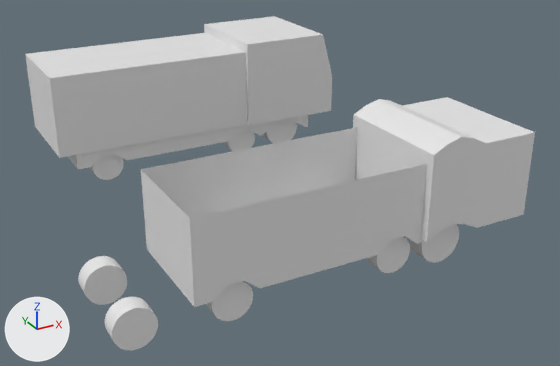
One commit to the Blender file veiculo.blend: the scene before it, then after it.
The view is the same before and after, from a camera (50 mm lens) standing at (-16.6, -30.2, 20.5) and looking at (3.3, 6.1, 2.4). Arrows for +X, +Y and +Z are at lower left; the lights stay in place.
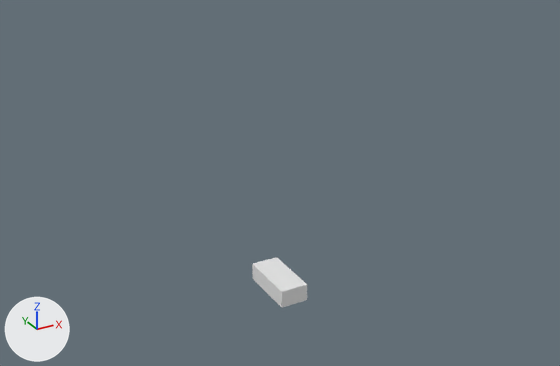
Location of each change, [x1, y1, x2, y2] in pixels of the pictures (560 x 366 px):
'Cube.002', deleted
    before: [141, 127, 427, 307]
'Cube.004', deleted
    before: [25, 33, 247, 158]
'Cube.003', deleted
    before: [353, 97, 535, 242]
'Cube.005', deleted
    before: [204, 16, 332, 125]
'Cube', reshaped, moved, modifiers changed, rescaled
    before: [67, 124, 260, 169]
    after: [252, 257, 307, 308]
'Cylinder.004', deleted
    before: [105, 297, 158, 350]
'Cylinder.005', deleted
    before: [78, 256, 127, 305]
'Cylinder.003', deleted
    before: [206, 281, 253, 321]
'Cylinder.007', deleted
    before: [410, 224, 459, 263]
'Cylinder', deleted
    before: [367, 237, 410, 273]
'Cylinder.010', deleted
    before: [90, 154, 124, 180]
'Cylinder.008', deleted
    before: [263, 122, 297, 143]
'Cylinder.013', deleted
    before: [223, 130, 255, 151]
'Cube.001', deleted
    before: [259, 115, 308, 136]

Diff of the bpy script that builds the scene:
```diff
--- a/veiculo.blend.py
+++ b/veiculo.blend.py
@@ me_cube_008 @@
 # used by ob_cube; location = (0.0, 17.11, 2.85); scale = (-6.27, 2.9, 0.65)
-me_cube_008.from_pydata(...)  # 44 vertices, 42 faces; spans x -1.0..1.0, y -1.0..1.0, z -1.0..1.85
+me_cube_008.from_pydata(...)  # 32 vertices, 21 faces; spans x 0.0..0.73, y -1.71..1.68, z -0.69..0.22
+# me_cube_008 part 1: the whole mesh is rebuilt
@@ ob_cylinder @@
-ob_cylinder = bpy.data.objects.new('Cylinder', me_cylinder)
-ob_cylinder.location = (4.43, -3.0, 2.0)
-ob_cylinder.rotation_euler = (1.571, 0.0, 0.0)  # degrees (90, 0, 0)
-ob_cylinder.scale = (1.0, 1.0, -0.5)
@@ ob_cylinder_003 @@
-ob_cylinder_003 = bpy.data.objects.new('Cylinder.003', me_cylinder_003)
-ob_cylinder_003.location = (-4.29, -3.0, 2.0)
-ob_cylinder_003.rotation_euler = (1.571, 0.0, 0.0)  # degrees (90, 0, 0)
-ob_cylinder_003.scale = (1.0, 1.0, -0.5)
@@ ob_cylinder_004 @@
-ob_cylinder_004 = bpy.data.objects.new('Cylinder.004', me_cylinder_004)
-ob_cylinder_004.location = (-8.77, -3.0, 2.0)
-ob_cylinder_004.rotation_euler = (1.571, 0.0, 0.0)  # degrees (90, 0, 0)
-ob_cylinder_004.scale = (1.0, 1.0, -0.5)
@@ ob_cylinder_005 @@
-ob_cylinder_005 = bpy.data.objects.new('Cylinder.005', me_cylinder_005)
-ob_cylinder_005.location = (-8.77, 1.0, 2.0)
-ob_cylinder_005.rotation_euler = (1.571, 0.0, 0.0)  # degrees (90, 0, 0)
-ob_cylinder_005.scale = (1.0, 1.0, -0.5)
@@ ob_cube_002 @@
-ob_cube_002 = bpy.data.objects.new('Cube.002', me_cube_003)
-ob_cube_002.location = (0.0, -1.0, 3.53)
-ob_cube_002.scale = (-6.27, 2.9, 1.0)
@@ ob_cylinder_007 @@
-ob_cylinder_007 = bpy.data.objects.new('Cylinder.007', me_cylinder_007)
-ob_cylinder_007.location = (7.36, -3.0, 2.0)
-ob_cylinder_007.rotation_euler = (1.571, 0.0, 0.0)  # degrees (90, 0, 0)
-ob_cylinder_007.scale = (1.2, 1.2, -0.5)
@@ ob_cube_003 @@
-ob_cube_003 = bpy.data.objects.new('Cube.003', me_cube_004)
-ob_cube_003.location = (8.92, -1.0, 5.02)
-ob_cube_003.scale = (3.19, 3.33, 2.27)
@@ ob_cube_004 @@
-ob_cube_004 = bpy.data.objects.new('Cube.004', me_cube_005)
-ob_cube_004.location = (-0.75, 17.11, 5.72)
-ob_cube_004.scale = (6.59, 3.18, 2.45)
@@ ob_cylinder_008 @@
-ob_cylinder_008 = bpy.data.objects.new('Cylinder.008', me_cylinder_008)
-ob_cylinder_008.location = (8.13, 15.0, 2.28)
-ob_cylinder_008.rotation_euler = (1.571, 0.0, 0.0)  # degrees (90, 0, 0)
-ob_cylinder_008.scale = (1.2, 1.2, -0.5)
@@ ob_cylinder_010 @@
-ob_cylinder_010 = bpy.data.objects.new('Cylinder.010', me_cylinder_010)
-ob_cylinder_010.location = (-4.29, 15.0, 2.0)
-ob_cylinder_010.rotation_euler = (1.571, 0.0, 0.0)  # degrees (90, 0, 0)
-ob_cylinder_010.scale = (1.0, 1.0, -0.5)
@@ ob_cylinder_013 @@
-ob_cylinder_013 = bpy.data.objects.new('Cylinder.013', me_cylinder_013)
-ob_cylinder_013.location = (5.01, 15.0, 2.0)
-ob_cylinder_013.rotation_euler = (1.571, 0.0, 0.0)  # degrees (90, 0, 0)
-ob_cylinder_013.scale = (1.0, 1.0, -0.5)
@@ ob_cube @@
 ob_cube = bpy.data.objects.new('Cube', me_cube_008)
-ob_cube.location = (0.0, 17.11, 2.85)
-ob_cube.scale = (-6.27, 2.9, 0.65)
+ob_cube.location = (0.0, 0.21, 0.13)
+_m = ob_cube.modifiers.new('Mirror', 'MIRROR')
+_m.use_clip = True
@@ ob_cube_001 @@
-ob_cube_001 = bpy.data.objects.new('Cube.001', me_cube_010)
-ob_cube_001.location = (8.17, 17.11, 2.77)
-ob_cube_001.scale = (1.89, 2.9, 0.65)
@@ ob_cube_005 @@
-ob_cube_005 = bpy.data.objects.new('Cube.005', me_cube_011)
-ob_cube_005.location = (8.4, 17.11, 5.99)
-ob_cube_005.scale = (3.24, 3.41, 2.74)
```
